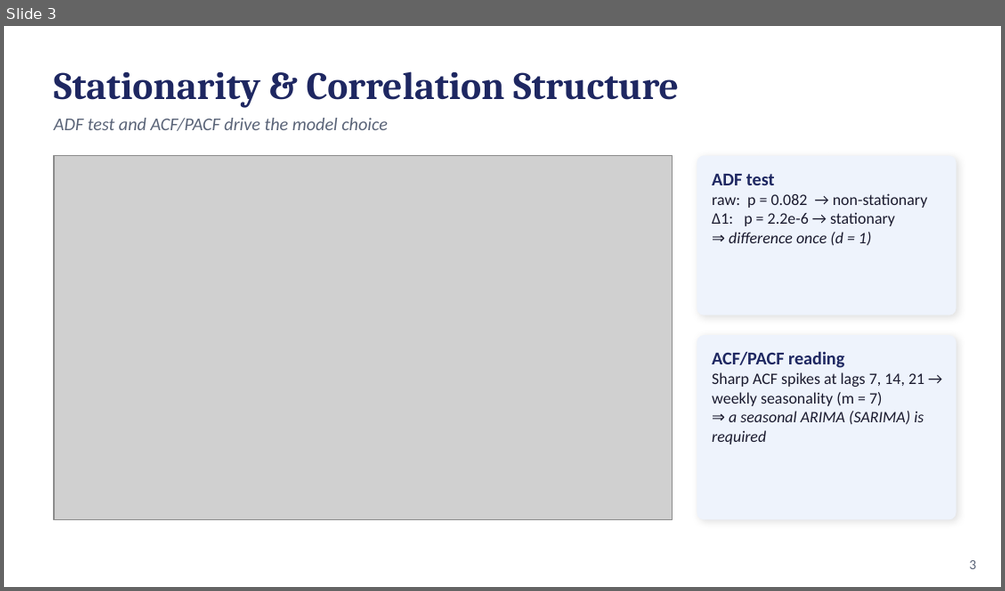
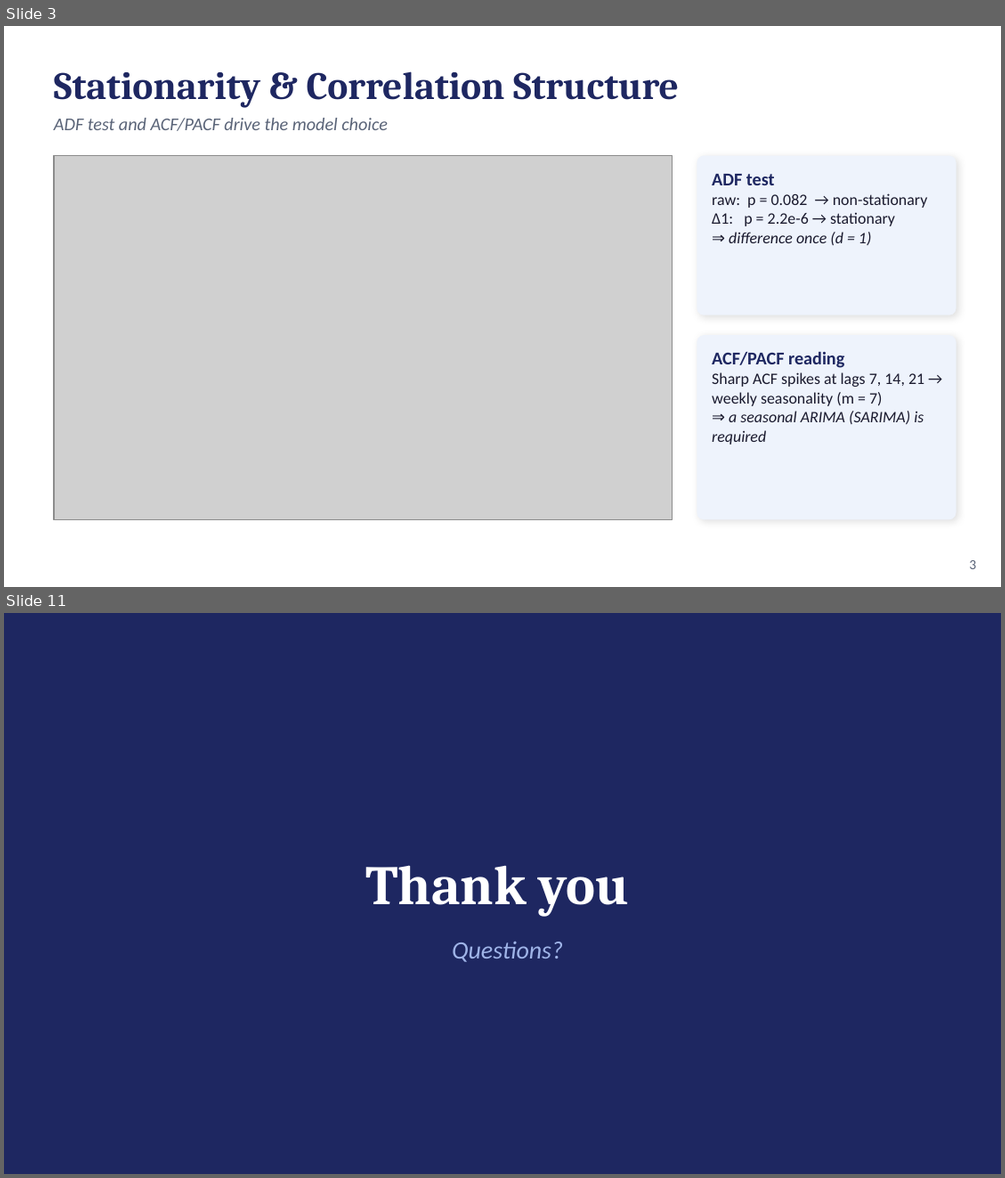
Before and after one commit to AyZee100/web-traffic-forecasting, a slide deck: slides.pptx. Shown one above the other, each under a label of ours: slide 3 before the commit, slides 3 and 11 after it; the slides between them are not shown. The pictures are 1005x591 and 1005x1178 pixels, drawn with LibreOffice and Linux fonts; fonts in the diff are those of the drawing; grey boxes stand for pictures. Boxes give left, top, right and bottom in pixels: in the first picture for what was removed or moved away, otherwise in the second. Text is boxed around its words. In the diff, an @@ line names an element or a change of style, - is before the commit and + after.

```diff
--- a/slides.pptx
+++ b/slides.pptx
@@ slide 11 added at (x1=4, y1=613, x2=1001, y2=1174), background #1E2761 @@
@@ text added at (x1=365, y1=865, x2=629, y2=916), 40 pt, text #FFFFFF, bold @@
+Thank you
@@ text added at (x1=452, y1=941, x2=563, y2=962), 18 pt, text #9FB4E8, italic @@
+Questions?
```
Also in this commit, not shown: 9 slides changed, 1 slide removed.
